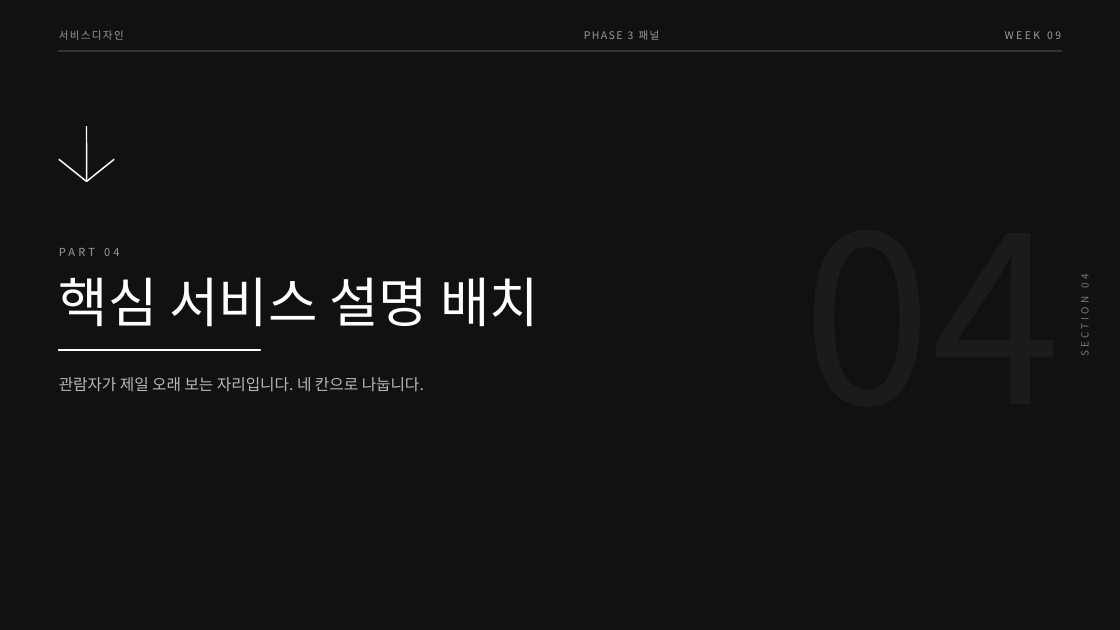
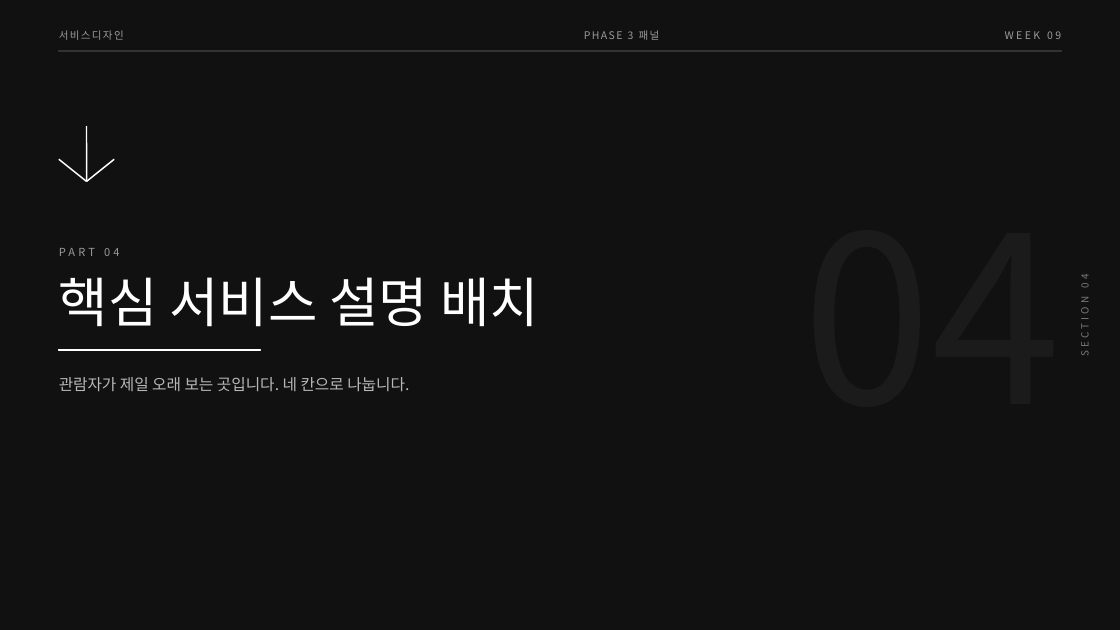
Before and after one commit to design-eng/MIN.D, a slide deck: slide 13 of dist/weeks-2학기/서비스디자인_2학기_09주차_패널레이아웃.pptx. Drawn at 1120x630 pixels with LibreOffice and Linux fonts; fonts in the diff are those of the drawing. Boxes give left, top, right and bottom in pixels: in the first picture for what was removed or moved away, otherwise in the second. Text is boxed around its words. In the diff, an @@ line names an element or a change of style, - is before the commit and + after.

```diff
--- a/dist/weeks-2학기/서비스디자인_2학기_09주차_패널레이아웃.pptx
+++ b/dist/weeks-2학기/서비스디자인_2학기_09주차_패널레이아웃.pptx
@@ text at (x1=59, y1=377, x2=409, y2=392): text changed @@
-관람자가 제일 오래 보는 자리입니다. 네 칸으로 나눕니다.
+관람자가 제일 오래 보는 곳입니다. 네 칸으로 나눕니다.
```
Also in this commit, not shown: 1 other slide changed, 3 other files.
